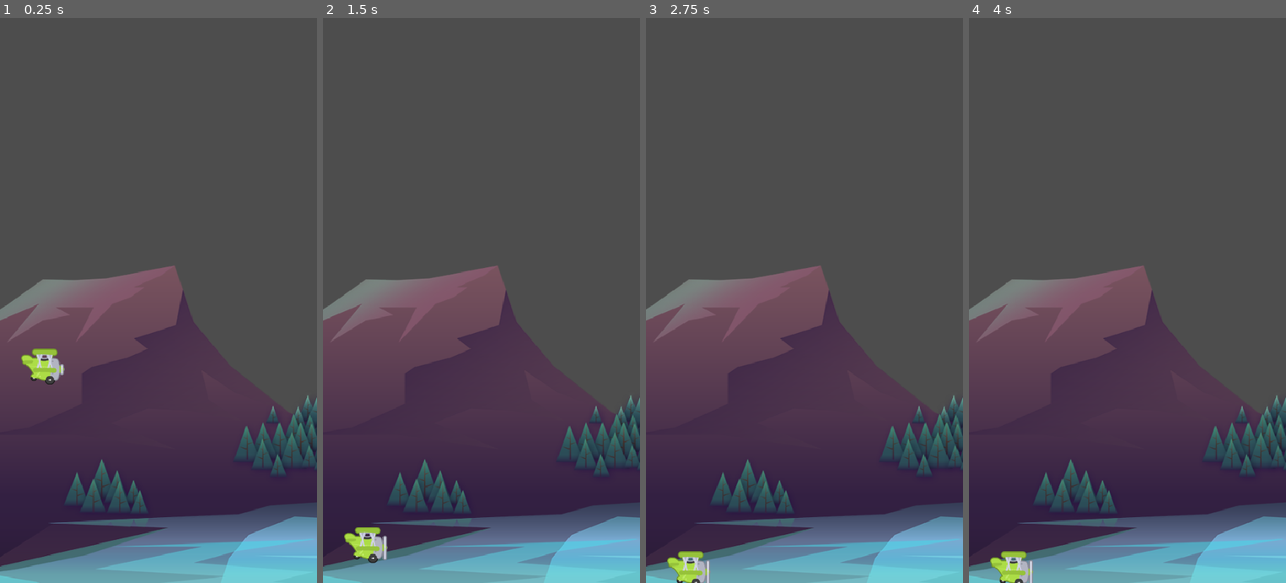
Above: before the commit, frames 1-4 (left to right).
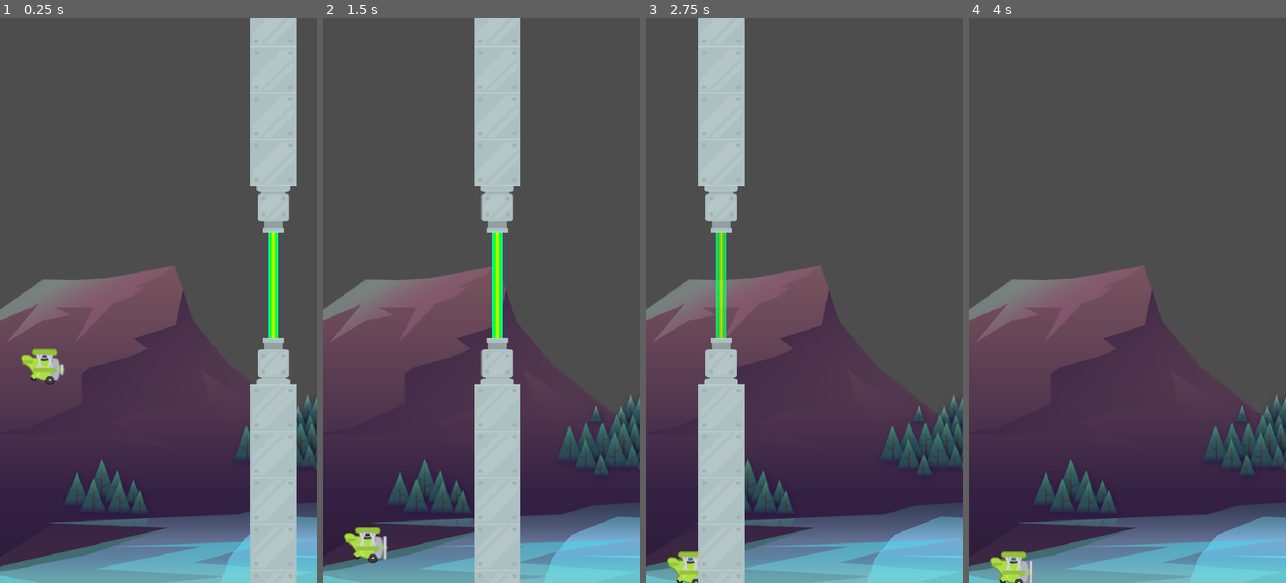
Above: after the commit, the same moments.

Repository: ankit-suman-07/FLAPPY_BIRD
Game: Godot game, scene res://scenes/game.tscn
Two runs of this game, one before a commit and one after it. Both use one fixed random seed, a clock stepped at 60 frames per second and the inputs below.
Inputs:
- Up to frame 1 (0.25 s): no input
- Up to frame 2 (1.5 s): tap Space (jump) at 0.77 s
- Up to frame 3 (2.75 s): tap Space (jump) at 1.52 s
- Up to frame 4 (4 s): tap Space (jump) at 3.02, 3.77 s

The runs differ from the first frame. In frame 1, 12% of the frame differs, in the area x 78-94%, y 0-100%; in frame 2, 12%; in frame 3, 12%; in frame 4, nothing differs.

Commit message:
Move pipes barrier right to left

Diff:
--- a/scenes/game.tscn
+++ b/scenes/game.tscn
@@ -1,8 +1,9 @@
-[gd_scene load_steps=4 format=3 uid="uid://ky7l6d21icp"]
+[gd_scene load_steps=5 format=3 uid="uid://ky7l6d21icp"]
 
 [ext_resource type="Texture2D" uid="uid://b2w7autktooxr" path="res://assets/background/rocks_2.png" id="1_uwrxv"]
 [ext_resource type="PackedScene" uid="uid://bax47sjm34lu8" path="res://scenes/plane.tscn" id="2_yqjtg"]
 [ext_resource type="PackedScene" uid="uid://bj5mbjrlv4m3u" path="res://scenes/barrier.tscn" id="3_lnu2h"]
+[ext_resource type="PackedScene" uid="uid://cp2brgy51xf6q" path="res://scenes/pipes.tscn" id="4_lbhrr"]
 
 [node name="Game" type="Node2D"]
 
@@ -14,3 +15,6 @@
 position = Vector2(65, 495)
 
 [node name="barrier" parent="." instance=ExtResource("3_lnu2h")]
+
+[node name="pipes" parent="." instance=ExtResource("4_lbhrr")]
+position = Vector2(444, 404)
--- a/scenes/pipes.tscn
+++ b/scenes/pipes.tscn
@@ -1,9 +1,11 @@
-[gd_scene load_steps=3 format=3 uid="uid://cp2brgy51xf6q"]
+[gd_scene load_steps=4 format=3 uid="uid://cp2brgy51xf6q"]
 
 [ext_resource type="PackedScene" uid="uid://bluw2lb5x2wna" path="res://scenes/laser.tscn" id="1_3ahhd"]
+[ext_resource type="Script" uid="uid://dug44i5bkphli" path="res://scripts/pipes.gd" id="1_prsvi"]
 [ext_resource type="PackedScene" uid="uid://chdhdb2asyidd" path="res://scenes/pipe.tscn" id="2_prsvi"]
 
 [node name="pipes" type="Node2D"]
+script = ExtResource("1_prsvi")
 
 [node name="laser" parent="." instance=ExtResource("1_3ahhd")]
 
@@ -13,3 +15,8 @@
 
 [node name="lower" parent="." instance=ExtResource("2_prsvi")]
 position = Vector2(0, 80)
+
+[node name="VisibleOnScreenNotifier2D" type="VisibleOnScreenNotifier2D" parent="."]
+position = Vector2(124, 0)
+
+[connection signal="screen_exited" from="VisibleOnScreenNotifier2D" to="." method="_on_visible_on_screen_notifier_2d_screen_exited"]
--- /dev/null
+++ b/scripts/pipes.gd
@@ -0,0 +1,17 @@
+extends Node2D
+
+const SPEED: float = 120.0
+
+
+func _ready() -> void:
+	pass
+
+func _process(delta: float) -> void:
+	position.x -= SPEED * delta
+
+
+
+func _on_visible_on_screen_notifier_2d_screen_exited() -> void:
+	print("Pipe exited!!!!!")
+	set_process(false)
+	queue_free()
Not shown, added: scripts/pipes.gd.uid
